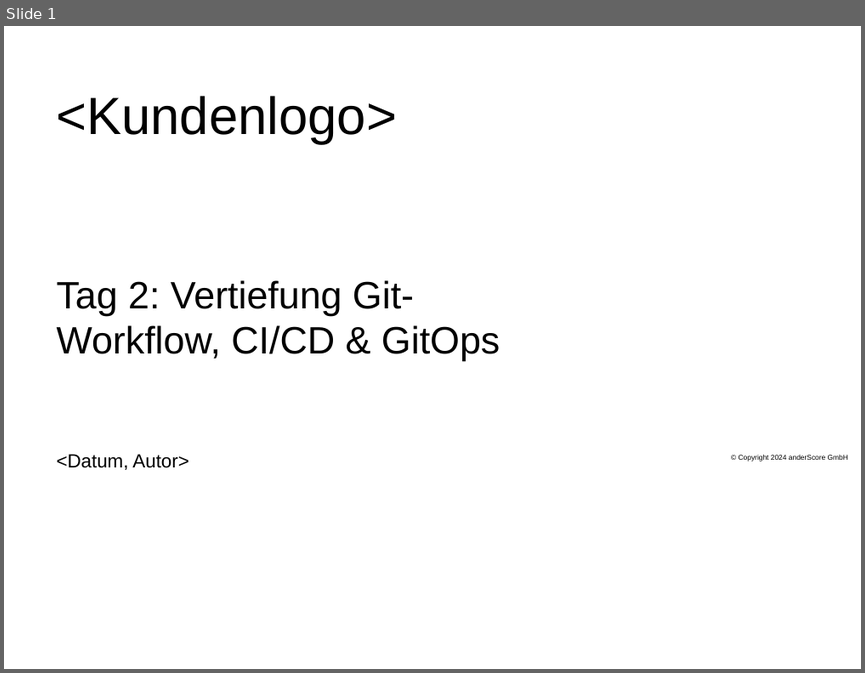
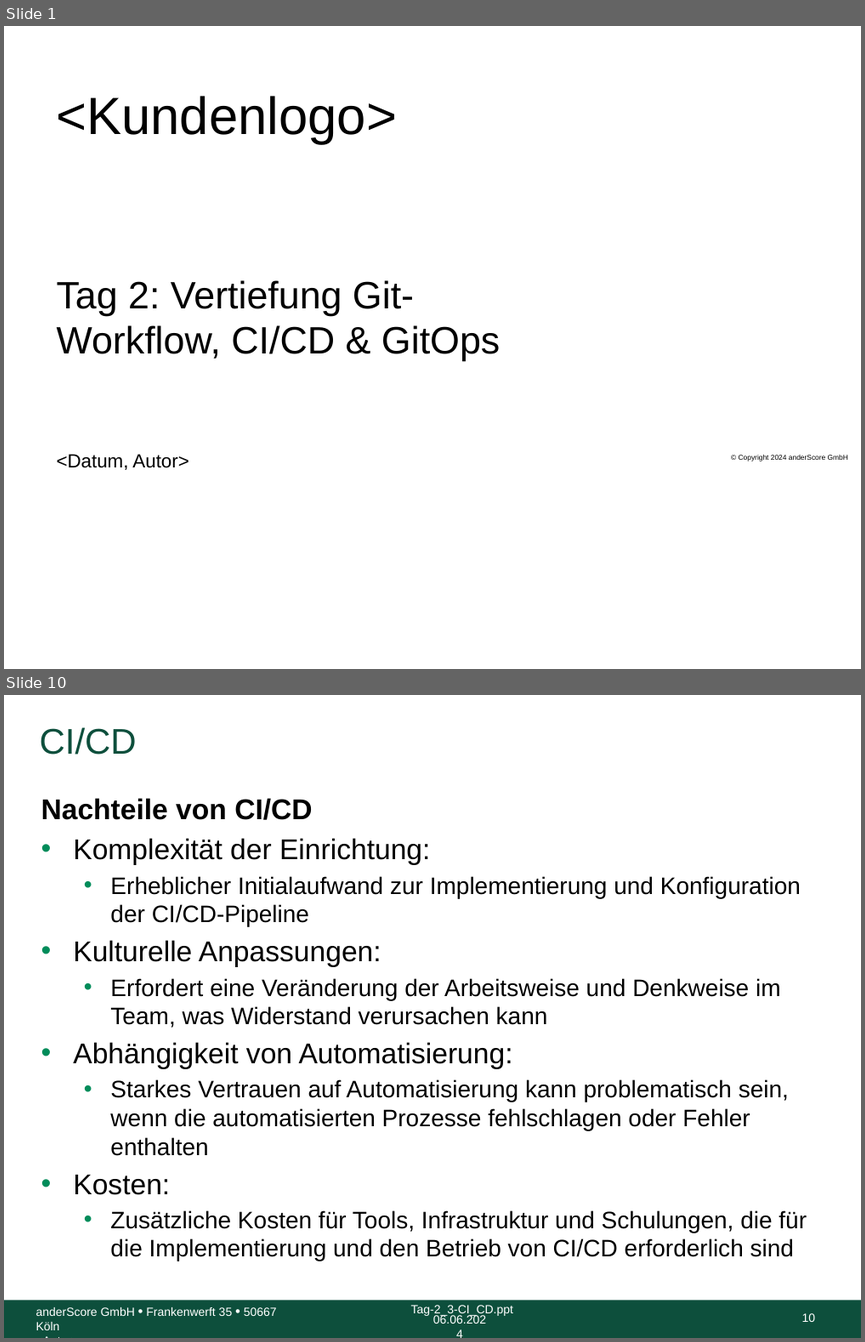
Before and after one commit to anderscore-gmbh/gitlab, a slide deck: slides/Tag-2_3-CI_CD.pptx. Shown one above the other, each under a label of ours: slide 1 before the commit, slides 1 and 10 after it; the slides between them are not shown. The pictures are 865x673 and 865x1342 pixels, drawn with LibreOffice and Linux fonts; fonts in the diff are those of the drawing; background and template pictures are left out. Boxes give left, top, right and bottom in pixels: in the first picture for what was removed or moved away, otherwise in the second. Text is boxed around its words. In the diff, an @@ line names an element or a change of style, - is before the commit and + after.

```diff
--- a/slides/Tag-2_3-CI_CD.pptx
+++ b/slides/Tag-2_3-CI_CD.pptx
@@ slide 10 added at (x1=4, y1=695, x2=861, y2=1338), background #FFFFFF @@
@@ title added at (x1=40, y1=727, x2=137, y2=755), 30 pt, text #0D4F3C @@
+CI/CD
@@ text added at (x1=41, y1=798, x2=806, y2=1261), 20 pt, text #000000 @@
+Nachteile von CI/CD
+• Komplexität der Einrichtung:
+  • Erheblicher Initialaufwand zur Implementierung und Konfiguration der CI/CD-Pipeline
+• Kulturelle Anpassungen:
+  • Erfordert eine Veränderung der Arbeitsweise und Denkweise im Team, was Widerstand verursachen kann
+• Abhängigkeit von Automatisierung:
+  • Starkes Vertrauen auf Automatisierung kann problematisch sein, wenn die automatisierten Prozesse fehlschlagen oder Fehler enthalten
+• Kosten:
+  • Zusätzliche Kosten für Tools, Infrastruktur und Schulungen, die für die Implementierung und den Betrieb von CI/CD erforderlich sind
@@ rectangle added at (x1=4, y1=1300, x2=861, y2=1338), fill #0D4F3C @@
@@ text added at (x1=411, y1=1304, x2=513, y2=1315), 10 pt, text #FFFFFF @@
+Tag-2_3-CI_CD.ppt
@@ text added at (x1=36, y1=1307, x2=277, y2=1330), 10 pt, text #FFFFFF @@
+anderScore GmbH • Frankenwerft 35 • 50667 Köln
+<Autor>
@@ text added at (x1=433, y1=1315, x2=486, y2=1323), 10 pt, text #FFFFFF @@
+06.06.2024
@@ page number added at (x1=802, y1=1313, x2=816, y2=1321), 10 pt, text #FFFFFF @@
+10
```
Also in this commit, not shown: 13 slides changed, 5 other slides added, 1 slide removed.
